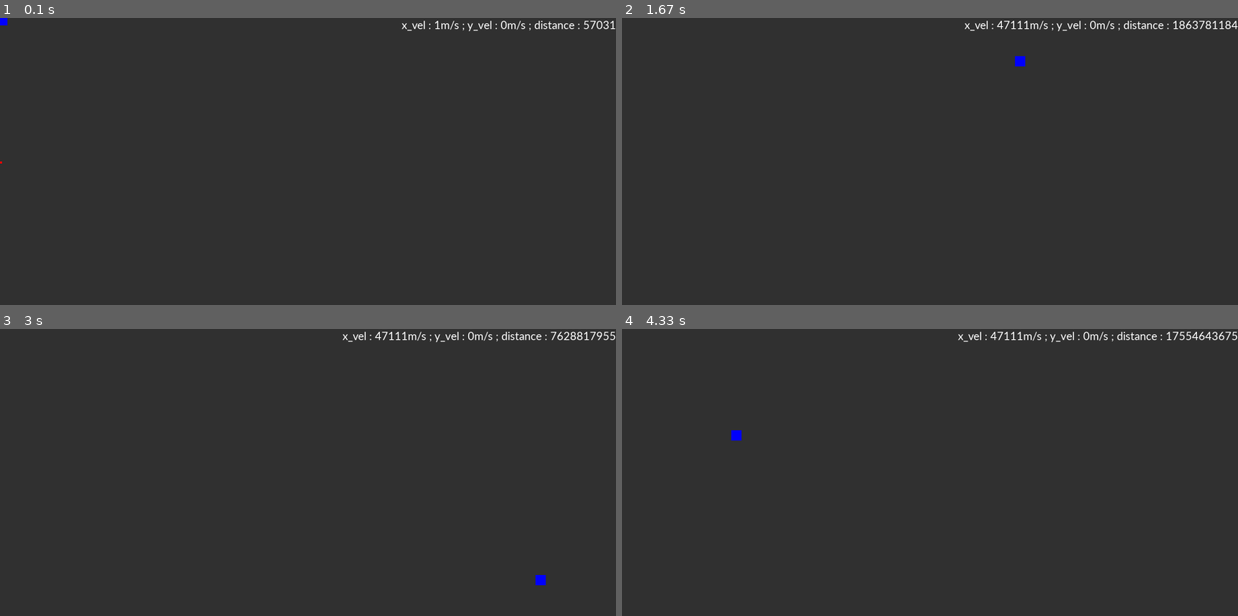
Above: before the commit, frames 1-4 (two rows, left to right).
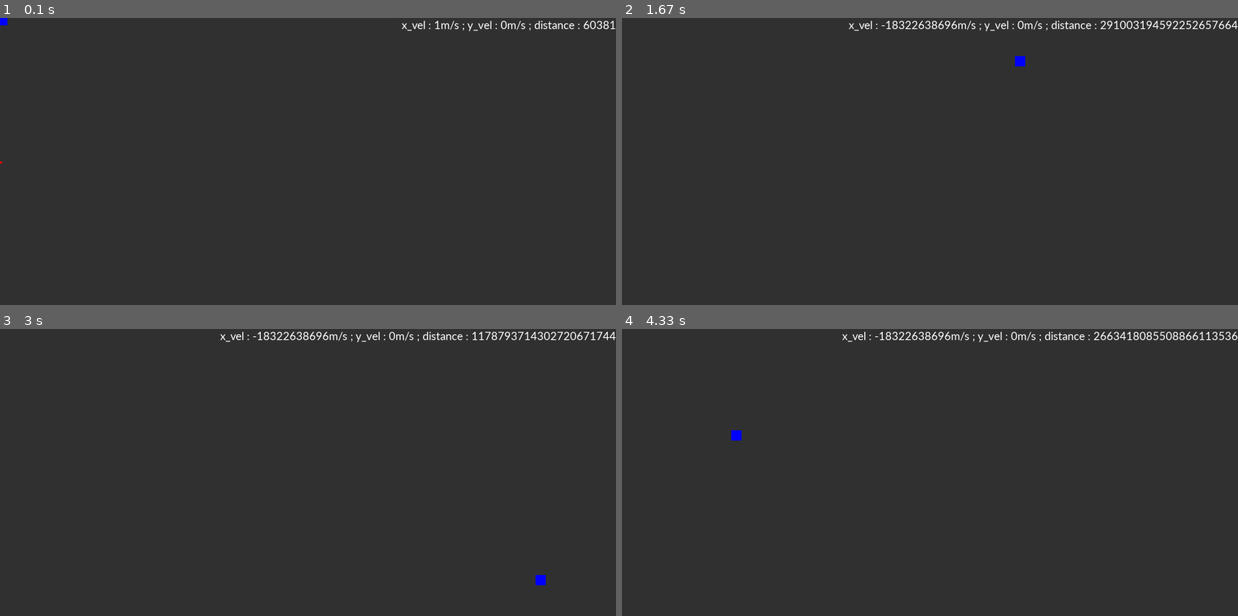
Above: after the commit, the same moments.

Repository: Manan-200/Python
Game: pygame game, started from Random_programs/gravity copy.py
Same seed, same stepped clock (60 frames per second), same inputs: the game is played once before the commit and once after it.
Inputs (mouse positions are in pixels of both pictures, inside the frame that each line leads up to):
- Up to frame 1 (0.1 s): no input
- Up to frame 2 (1.67 s): click (622, 161) at 0.38 s; click (782, 164) at 0.72 s; click (1022, 61) at 1.05 s
- Up to frame 3 (3 s): click (277, 547) at 2.38 s; click (542, 578) at 2.72 s
- Up to frame 4 (4.33 s): click (1053, 449) at 3.05 s; click (1090, 446) at 3.38 s; click (739, 435) at 4.22 s

The runs differ from the first frame. In frame 1, less than 0.1% of the frame differs, in the area x 94-99%, y 0-5%; in frame 2, 1.0%; in frame 3, 1.0%; in frame 4, 1.0%, in the area x 35-100%, y 0-5%.

Commit message:
Added code

Diff:
--- a/Random_programs/gravity copy.py
+++ b/Random_programs/gravity copy.py
@@ -5,6 +5,7 @@
 fps = 120
 x_vel, y_vel = 0, 0
 counter = 0
+collided = False
 planet_mass = 6*(10**9)
 star_mass = 6*(10**18)
 G = 6.67 * 10 ** (-11)
@@ -49,6 +50,7 @@
             quit()
         if event.type == pygame.KEYDOWN:
             if event.key == pygame.K_r:
+                collided = False
                 planet.x, planet.y = 0, height//2
                 x_vel, y_vel = 0, 0
 
@@ -62,13 +64,21 @@
 
     star = Star(pygame.mouse.get_pos()[0] - 12.5, pygame.mouse.get_pos()[1] - 12.5, 25, 25, star_mass)
 
-    planet.draw()
+    if collided == False:
+        planet.draw()
     star.draw()
 
     win.blit(vel_text, (width - vel_text.get_width(),0))
 
-    R = (((star.x + star.w) - (planet.x + planet.w))**2 + ((star.y + star.h) - (planet.y + planet.h))**2)*(1/2)
-    accl = G * star.mass / R ** 2
+    R = (((star.x + star.w/2) - (planet.x + planet.w/2))**2 + ((star.y + star.h/2) - (planet.y + planet.h/2))**2)*(1/2)
+    force = G * star.mass * planet.mass / R ** 2
+    accl = force / planet_mass
+
+    if (star.x + star.w/2) - (planet.x + planet.w/2) < 0:
+        accl *= -1
+
+    if planet.Rect.colliderect(star.Rect):
+        collided = True
 
     x_vel += accl
     planet.move_x(x_vel/fps)
--- a/Random_programs/gravity.py
+++ b/Random_programs/gravity.py
@@ -69,7 +69,7 @@
     x_list.append(planet.x + planet.w/2)
     y_list.append(planet.y + planet.h/2)
 
-    R = (((star.x + star.w) - planet.x)**2 + ((star.y + star.h) - planet.y)**2)*(1/2)
+    R = (((star.x + star.w/2) - (planet.x + planet.w/2))**2 + ((star.y + star.h/2) - (planet.y + planet.h/2))**2)*(1/2)
     accl = G * star.mass / R ** 2
 
     if planet.x - (star.x + star.w/2) < 0:
